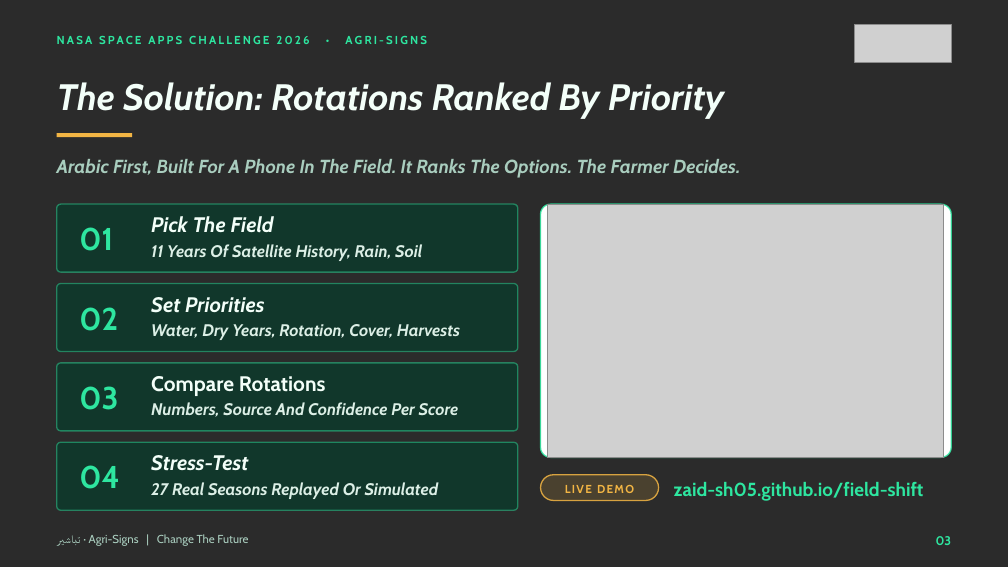
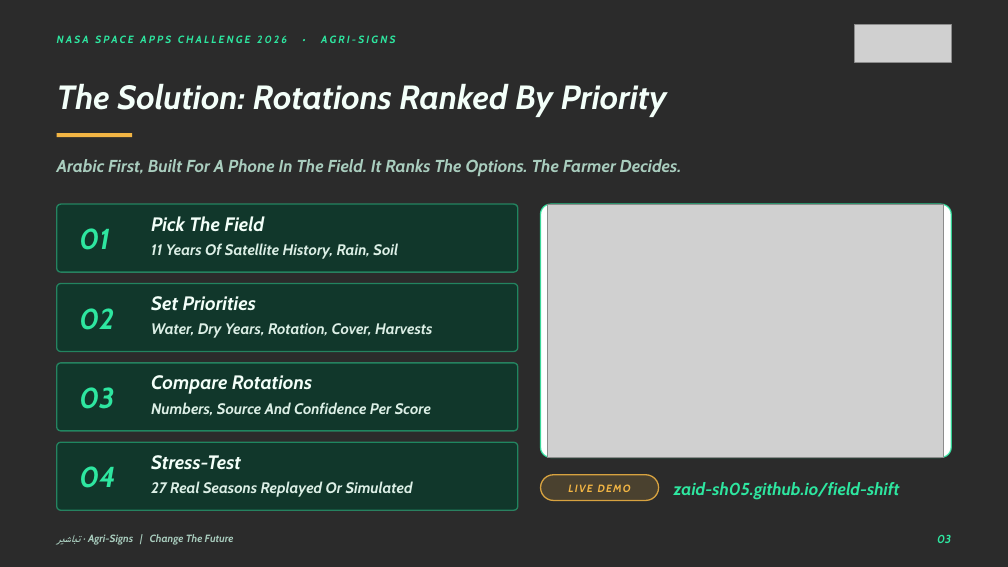
Before and after one commit to Zaid-sh05/field-shift, a slide deck: slide 3 of docs/Field_Shift_Pitch_Deck.pptx. Drawn at 1008x567 pixels with LibreOffice and Linux fonts; fonts in the diff are those of the drawing; grey boxes stand for pictures; background and template pictures are left out; a plain dark background stands for a picture behind light text. Boxes give left, top, right and bottom in pixels: in the first picture for what was removed or moved away, otherwise in the second. Text is boxed around its words. In the diff, an @@ line names an element or a change of style, - is before the commit and + after.

Commit message:
Deck: team's final version with demo video link and QR code

```diff
--- a/docs/Field_Shift_Pitch_Deck.pptx
+++ b/docs/Field_Shift_Pitch_Deck.pptx
@@ text "NASA SPACE APPS CHALLENGE 2026 ..." at (57, 35, 395, 43): size 11 to 10 pt, italic on @@
@@ text "The Solution: Rotations Ranked By ..." at (57, 83, 667, 117): size 35 to 32 pt @@
@@ text "Arabic First, Built For A ..." at (57, 159, 682, 176): size 18 to 16.5 pt @@
@@ text "Compare Rotations" at (151, 375, 312, 394): size 20 to 18.5 pt, italic on @@
@@ size 30 to 27.5 pt, italic on in 4 elements at (79, 228, 109, 250), (79, 308, 114, 330), (79, 387, 114, 409), (79, 466, 115, 488) @@
@@ size 20 to 18.5 pt in 3 elements at (151, 216, 264, 231), (151, 296, 256, 311), (151, 455, 241, 470) @@
@@ size 16 to 14.5 pt in 4 elements at (151, 243, 398, 259), (151, 323, 432, 338), (151, 402, 431, 415), (151, 481, 413, 497) @@
@@ text "LIVE DEMO" at (568, 484, 631, 492): size 11 to 10 pt, italic on @@
@@ text "zaid-sh05.github.io/field-shift" at (674, 482, 900, 500): size 18 to 16.5 pt, italic on @@
@@ text "تباشير · Agri-Signs | Change ..." at (57, 534, 234, 545): size 11 to 10 pt, bold on, italic on @@
@@ text "03" at (937, 535, 951, 543): size 12 to 11 pt, italic on @@
```
Also in this commit, not shown: 6 other slides changed.
